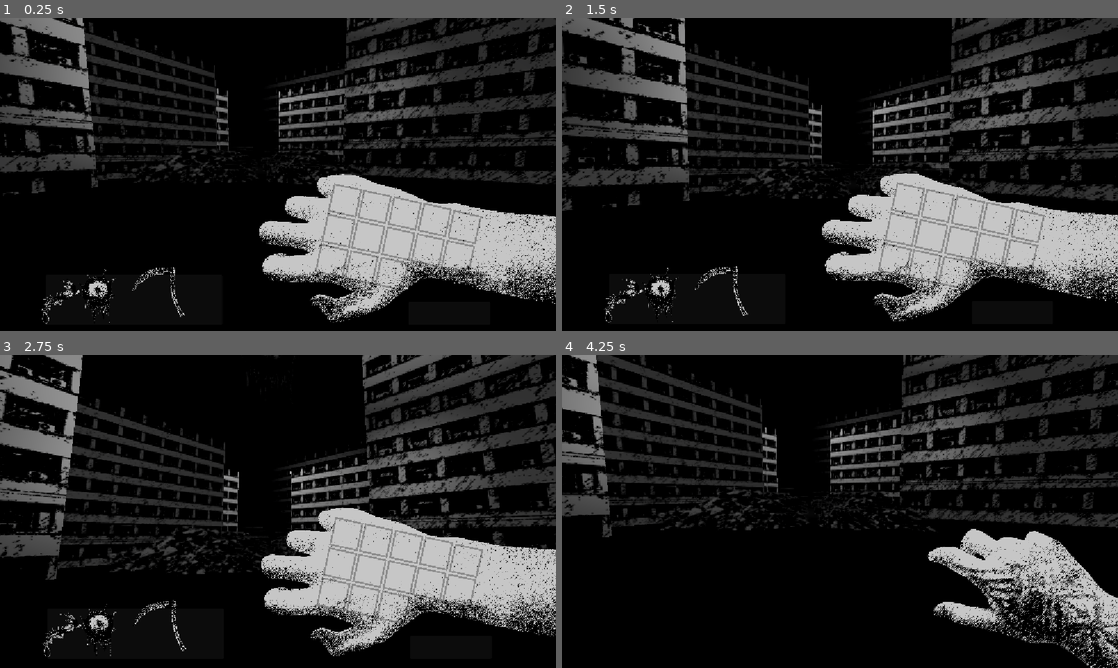
Above: before the commit, frames 1-4 (two rows, left to right).
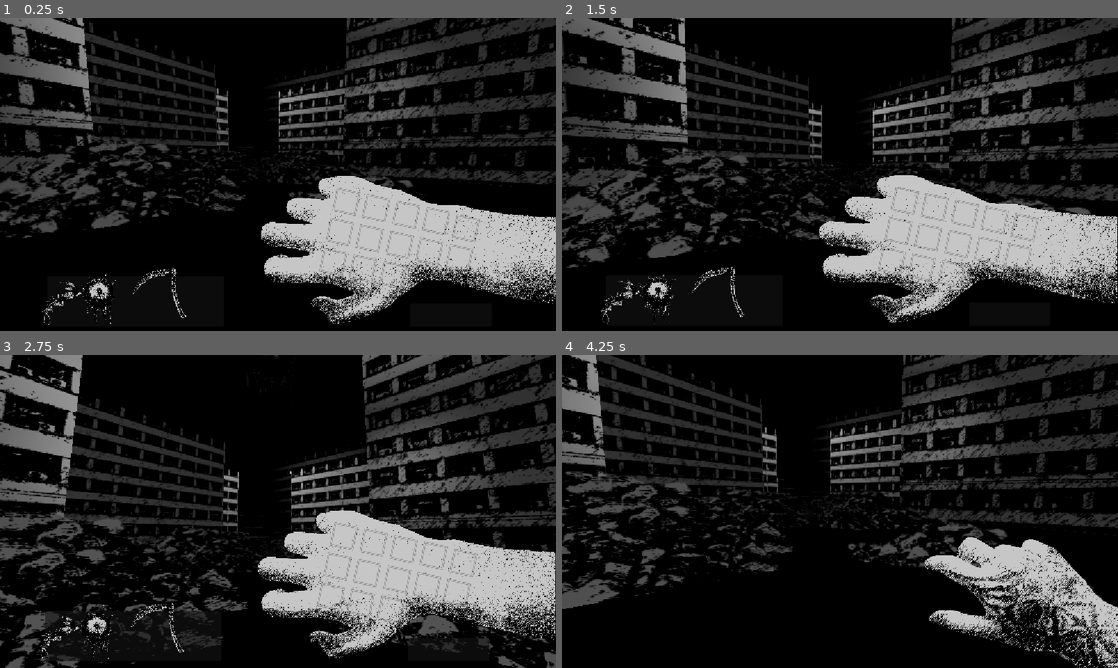
Above: after the commit, the same moments.

Repository: kandlash/Inkhedoro
Game: Godot game, scene res://scenes/levels/level_1.tscn
Two runs of this game, one before a commit and one after it. Both use one fixed random seed, a clock stepped at 60 frames per second and the inputs below.
Inputs (mouse positions are in pixels of both pictures, inside the frame that each line leads up to):
- Up to frame 1 (0.25 s): no input
- Up to frame 2 (1.5 s): tap Enter (ui_accept) at 0.5, 0.77 s; move the mouse to (962, 158) at 0.52 s; hold W (move_forward) 0.53-1.25 s; click (962, 158) at 0.67 s; drag from (728, 190) to (895, 259) at 1.27 s
- Up to frame 3 (2.75 s): move the mouse to (333, 442) at 2.02 s; hold W (move_forward) from 2.03 s (still down); click (333, 442) at 2.17 s
- Up to frame 4 (4.25 s): release W (move_forward) at 2.75 s; drag from (812, 574) to (940, 539) at 2.77 s; move the mouse to (1006, 558) at 3.52 s; hold S (move_backward) from 3.53 s (still down); click (1006, 558) at 3.67 s; tap Enter (ui_accept) at 3.77 s

The runs differ from the first frame. In frame 1, 10% of the frame differs, in the area x 0-100%, y 37-98%; in frame 2, 12%; in frame 3, 13%, in the area x 0-100%, y 48-100%; in frame 4, 11%.

Commit message:
frames animations

Diff:
--- a/scenes/levels/level_1.tscn
+++ b/scenes/levels/level_1.tscn
@@ -87,6 +87,24 @@
 mesh = SubResource("PlaneMesh_ksju7")
 skeleton = NodePath("../..")
 
+[node name="MeshInstance3D65" type="MeshInstance3D" parent="Env"]
+transform = Transform3D(3.0211256, 1.1988939, -2.1143245e-08, 0, -1.4207578e-07, -1.3113595, -1.1988939, 3.0211256, -5.327945e-08, -3.0069275, 0.51619005, 14.655734)
+material_override = SubResource("StandardMaterial3D_nsrm0")
+mesh = SubResource("PlaneMesh_ksju7")
+skeleton = NodePath("../..")
+
+[node name="MeshInstance3D66" type="MeshInstance3D" parent="Env"]
+transform = Transform3D(2.1075993, 0.836373, -1.47499595e-08, -0.1599027, 0.40294316, -0.89795613, -0.8209451, 2.0687222, 0.17490281, -2.397862, 0.51619005, 15.492845)
+material_override = SubResource("StandardMaterial3D_nsrm0")
+mesh = SubResource("PlaneMesh_ksju7")
+skeleton = NodePath("../..")
+
+[node name="MeshInstance3D67" type="MeshInstance3D" parent="Env"]
+transform = Transform3D(1.9512231, -1.1038997, -0.13719147, -0.1599027, 0.4029432, -0.89795613, 1.1439638, 1.9392104, 0.108487315, 2.6576996, 0.11076617, 15.492845)
+material_override = SubResource("StandardMaterial3D_nsrm0")
+mesh = SubResource("PlaneMesh_ksju7")
+skeleton = NodePath("../..")
+
 [node name="MeshInstance3D15" type="MeshInstance3D" parent="Env"]
 transform = Transform3D(2.9458096, -1.373591, -2.1143247e-08, -1.0330359e-07, -9.753921e-08, -1.3113595, 1.373591, 2.9458096, -5.327945e-08, 3.6654465, 0.51619, 7.0052557)
 material_override = SubResource("StandardMaterial3D_nsrm0")
--- a/scripts/main/cards/card_base.gd
+++ b/scripts/main/cards/card_base.gd
@@ -7,6 +7,11 @@
 
 var dragging: bool = false
 var drag_offset: Vector2 = Vector2.ZERO
+
+const TATTOO_FRAME = preload("uid://0koxmjyxn077")
+const TATTOO_FRAME_USED = preload("uid://clgs11mmp0mav")
+const TATTOO_SELECETED = preload("uid://sg7qtxtecnsu")
+
 
 var start_position
 var on_arm: bool = false
@@ -32,7 +37,7 @@
 	if not feeled_areas.has(area):
 		feeled_areas.append(area)
 		var sprite: Sprite2D = area.get_parent()
-		sprite.visible = false
+		sprite.texture = TATTOO_SELECETED
 
 func _on_area_exit(area: Area2D):
 	if !area.is_in_group("grid_cells"):
@@ -44,7 +49,7 @@
 			return
 	feeled_areas.erase(area)
 	var sprite: Sprite2D = area.get_parent()
-	sprite.visible = true
+	sprite.texture = TATTOO_FRAME
 
 # Проверяем нажатие мыши
 func _input(event: InputEvent) -> void:
@@ -79,7 +84,7 @@
 						global_position = start_position
 						return
 					for area: Area2D in feeled_areas:
-						area.get_parent().visible = false
+						area.get_parent().texture = TATTOO_FRAME_USED
 					G.used_grids.append_array(feeled_areas)
 					on_arm = true
 				else:
--- a/scripts/main/player/player.gd
+++ b/scripts/main/player/player.gd
@@ -6,25 +6,30 @@
 @onready var camera_3d: Camera3D = $head/Camera3D
 
 @export var max_look_angle := 15.0
-
 @export var mouse_sensitivity := 0.2
 
-var rotation_x := 0.0 # вверх-вниз
-var rotation_y := 0.0 # влево-вправо
+var rotation_x := 0.0
+var rotation_y := 0.0
 
 var arm_base_start_pos := Vector2.ZERO
 var tattoo_pose_start_pos := Vector2.ZERO
-var sway_amount := 25.0  # пиксели, можно регулировать
+var sway_amount := 25.0
 
 var last_mouse_pos := Vector2.ZERO
 var breathing_time := 0.0
-@export var breathing_strength := 6.0   # пиксели
-@export var breathing_speed := 1.5      # скорость дыхания
+@export var breathing_strength := 6.0
+@export var breathing_speed := 1.5
+
+# Ходьба
+var walk_time := 0.0
+@export var walk_strength := 12.0
+@export var walk_speed := 8.0
 
 
 func _ready():
 	await get_tree().process_frame
 	center_mouse()
+
 
 func center_mouse():
 	var viewport := get_viewport()
@@ -34,11 +39,12 @@
 	arm_base_start_pos = arm_base.position
 	tattoo_pose_start_pos = tattoo_pose.position
 
+
 func _process(delta):
 	if Input.is_action_just_pressed("ui_accept"):
 		arm_base.visible = !arm_base.visible
 		tattoo_pose.visible = !tattoo_pose.visible
-
+	# --- мышь ---
 	var viewport := get_viewport()
 	var mouse_pos := viewport.get_mouse_position()
 	var size := viewport.get_visible_rect().size
@@ -46,12 +52,11 @@
 	var nx := (mouse_pos.x / size.x) * 2.0 - 1.0
 	var ny := (mouse_pos.y / size.y) * 2.0 - 1.0
 
-
 	var mouse_delta := (mouse_pos - last_mouse_pos).length()
 	last_mouse_pos = mouse_pos
-
 	var is_mouse_moving := mouse_delta > 0.5
 
+	# камера
 	var target_x := -ny * max_look_angle
 	var target_y := -nx * max_look_angle
 
@@ -61,9 +66,8 @@
 	head.rotation_degrees = current
 
 
-	var mouse_sway := Vector2(nx, ny) * sway_amount
-
-	if not is_mouse_moving:
+	# --- дыхание ---
+	if not is_mouse_moving and velocity.length() < 0.1:
 		breathing_time += delta * breathing_speed
 	else:
 		breathing_time = lerp(breathing_time, 0.0, delta * 5.0)
@@ -73,27 +77,36 @@
 		cos(breathing_time * 0.8) * breathing_strength * 0.7
 	)
 
-	var final_offset := mouse_sway + breathing_offset
+	var walk_offset := Vector2.ZERO
 
-	var final_pos_arm := arm_base_start_pos + final_offset
-	var final_pos_tattoo := tattoo_pose_start_pos + final_offset/2
+	if velocity.length() > 0.1:
+		walk_time += delta * walk_speed
+		walk_offset = Vector2(
+			sin(walk_time) * walk_strength,      # влево / вправо
+			abs(cos(walk_time)) * walk_strength  # вверх / вниз
+		)
+	else:
+		walk_time = lerp(walk_time, 0.0, delta * 3.0)
 
-	arm_base.position = arm_base.position.lerp(final_pos_arm, delta * 2.0)
-	tattoo_pose.position = tattoo_pose.position.lerp(final_pos_tattoo, delta * 2.0)
 
+	# --- sway от мыши ---
+	var mouse_sway := Vector2(nx, ny) * sway_amount
+
+
+	# --- итоговый оффсет ---
+	var final_offset := breathing_offset + mouse_sway + walk_offset
+
+	arm_base.position = arm_base.position.lerp(arm_base_start_pos + final_offset, delta * 6.0)
+	tattoo_pose.position = tattoo_pose.position.lerp(tattoo_pose_start_pos + final_offset/2, delta * 6.0)
 
 func _physics_process(delta: float) -> void:
 	var direction := Vector3.ZERO
 
-	# Движение вперёд (W)
 	if Input.is_action_pressed("move_forward"):
 		direction -= transform.basis.z
-
-	# Движение назад (S)
 	if Input.is_action_pressed("move_backward"):
 		direction += transform.basis.z
 
-	# Нормализация чтобы скорость была одинаковая
 	if direction != Vector3.ZERO:
 		direction = direction.normalized()
 
Binary file changed: assets/sprites/tattoo_frame.png
Binary file added: assets/sprites/tattoo_frame_used.png
Not shown, added: assets/sprites/tattoo_frame_used.png.import
Binary file added: assets/sprites/tattoo_seleceted.png
Not shown, added: assets/sprites/tattoo_seleceted.png.import
